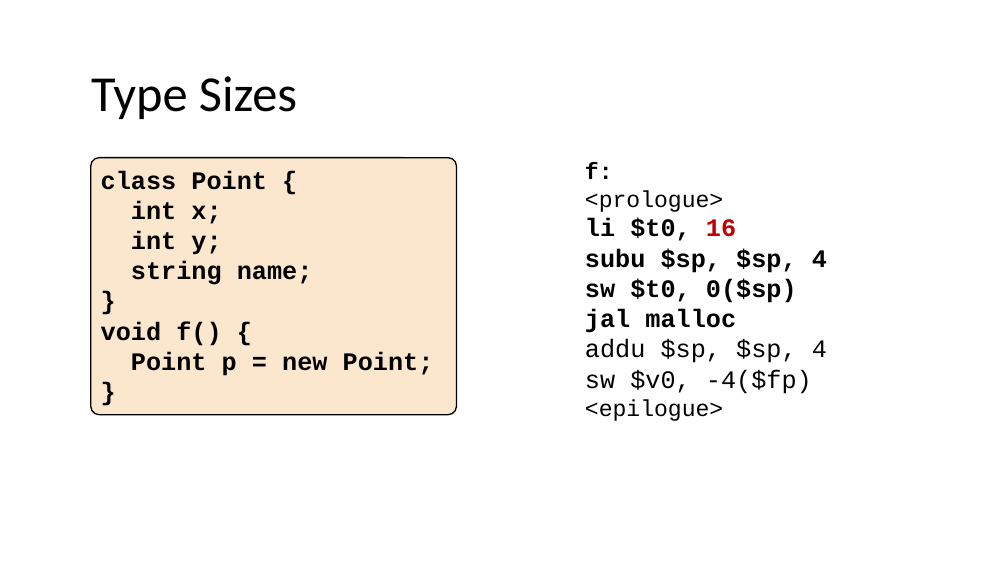
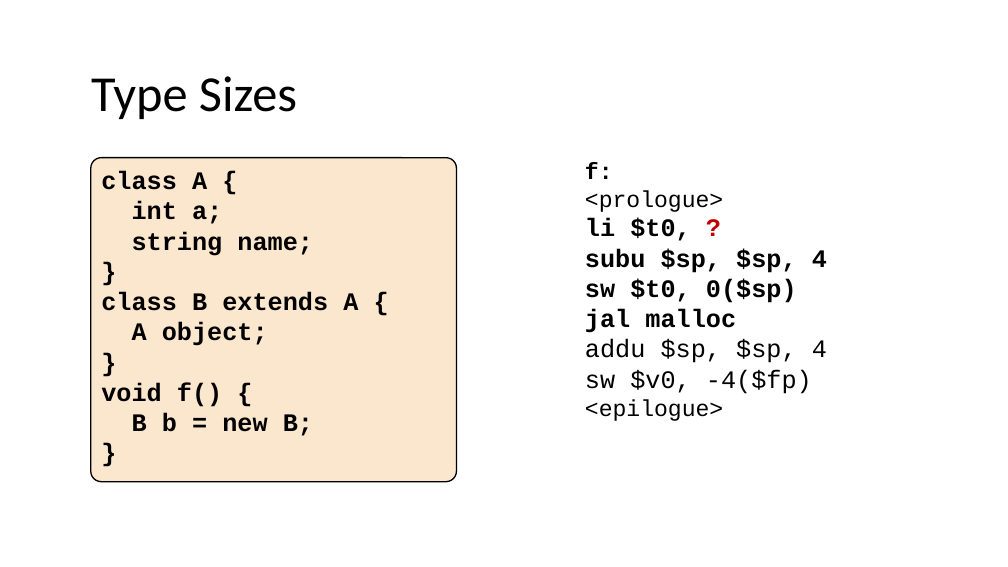
Before and after one commit to nivshani/compilation, a slide deck: slide 200 of slides/semantic.pptx (slide 201 before the commit). Drawn at 1008x567 pixels with LibreOffice and Linux fonts; fonts in the diff are those of the drawing. Boxes give left, top, right and bottom in pixels: in the first picture for what was removed or moved away, otherwise in the second. Text is boxed around its words. In the diff, an @@ line names an element or a change of style, - is before the commit and + after.

```diff
--- a/slides/semantic.pptx
+++ b/slides/semantic.pptx
@@ rounded rectangle "class A {": place and size @@
-rounded rectangle "class A {" at (91, 158, 457, 415)
+rounded rectangle "class A {" at (91, 158, 457, 482)
@@ text in rounded rectangle at (101, 171, 222, 224): text changed @@
-class Point {
-int x;
-int y;
+class A {
+int a;
@@ text at (585, 218, 691, 241): text changed @@
-li $t0, 16
+li $t0, ?
@@ text in rounded rectangle at (101, 292, 358, 346): paragraphs added @@
+class B extends A {
+A object;
+}
@@ text in rounded rectangle at (132, 413, 313, 436): text changed @@
-Point p = new Point;
+B b = new B;
```
Also in this commit, not shown: 12 other slides changed, 1 other file.
